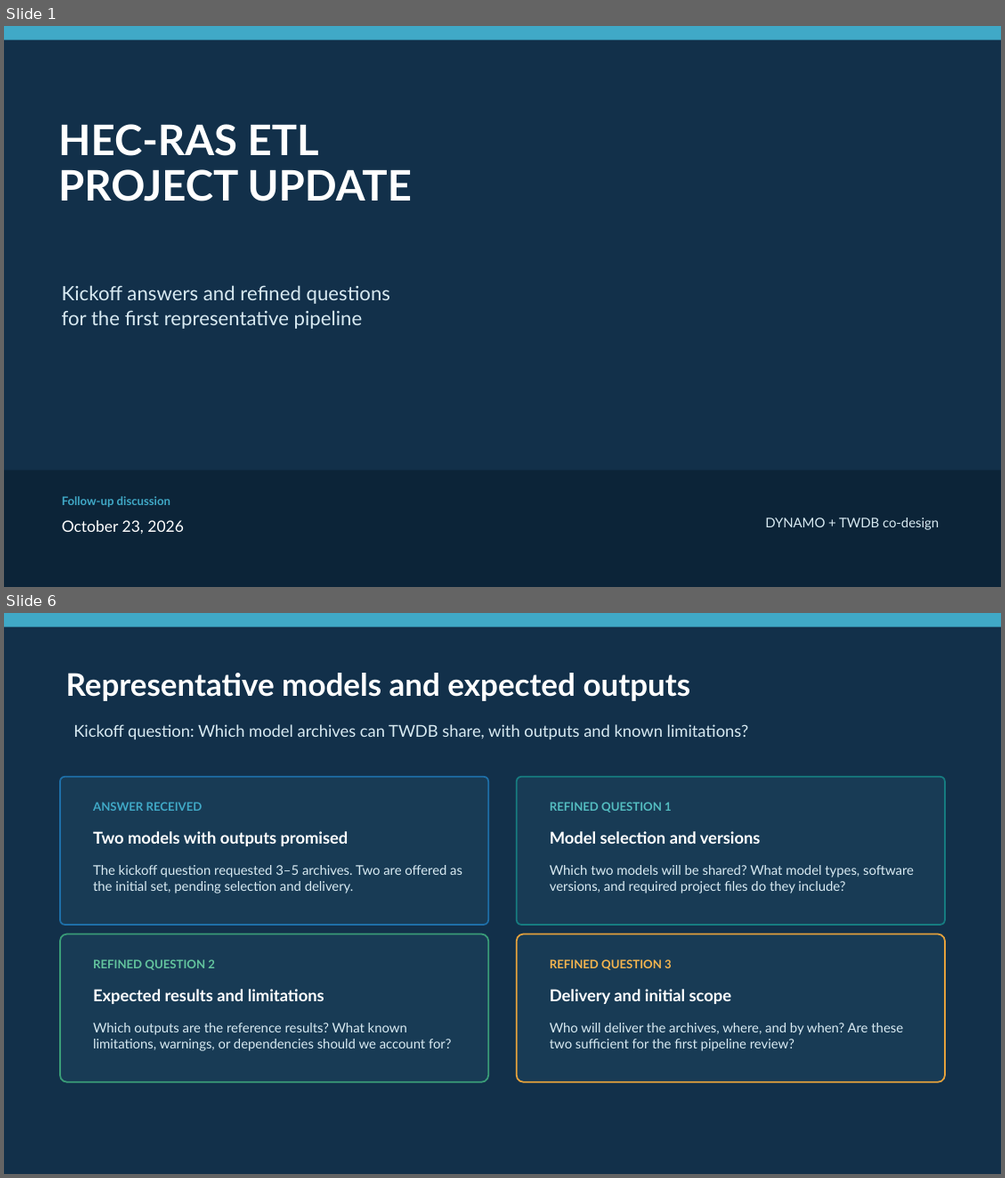
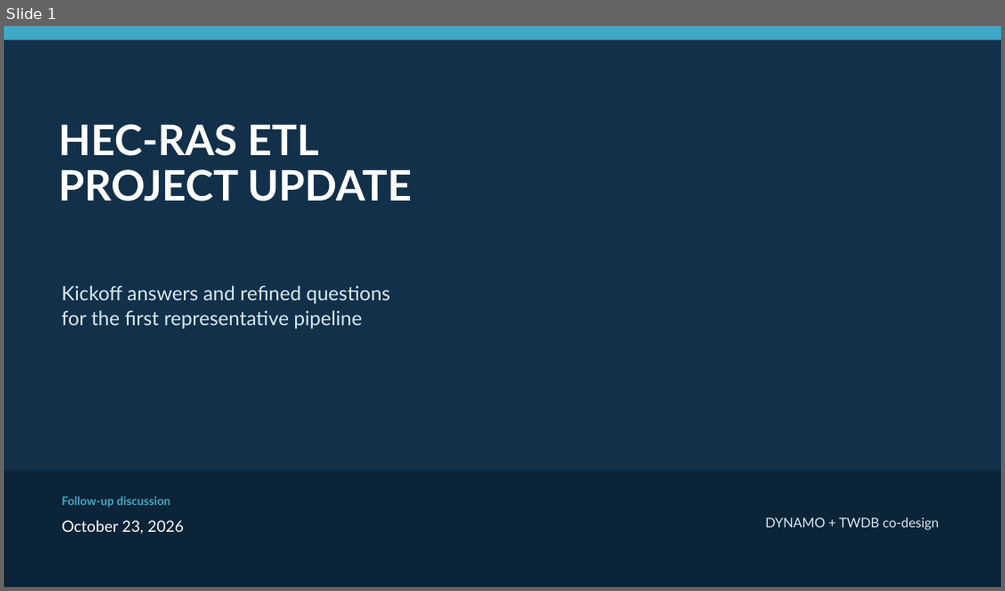
Before and after one commit to wmobley/twdb-flood-model-automation, a slide deck: project/presentations/updates-2026-10-23/TWDB-Updates-2026-10-23.pptx. Shown one above the other, each under a label of ours: slides 1 and 6 before the commit, slide 1 after it; the slides between them are not shown. The pictures are 1005x1178 and 1005x591 pixels, drawn with LibreOffice and Linux fonts; fonts in the diff are those of the drawing. Boxes give left, top, right and bottom in pixels: in the first picture for what was removed or moved away, otherwise in the second. Text is boxed around its words. In the diff, an @@ line names an element or a change of style, - is before the commit and + after.

```diff
--- a/project/presentations/updates-2026-10-23/TWDB-Updates-2026-10-23.pptx
+++ b/project/presentations/updates-2026-10-23/TWDB-Updates-2026-10-23.pptx
@@ slide 6 removed at (x1=4, y1=613, x2=1001, y2=1174), background #12304A @@
@@ rectangle removed at (x1=4, y1=613, x2=1001, y2=627) @@
@@ text removed at (x1=66, y1=673, x2=691, y2=701) @@
-Representative models and expected outputs
@@ text removed at (x1=73, y1=724, x2=749, y2=739) @@
-Kickoff question: Which model archives can TWDB share, with outputs and known limitations?
@@ rounded rectangle removed at (x1=60, y1=777, x2=488, y2=925) @@
@@ rounded rectangle removed at (x1=517, y1=777, x2=945, y2=925) @@
@@ text removed at (x1=93, y1=802, x2=202, y2=811) @@
-ANSWER RECEIVED
@@ text removed at (x1=550, y1=802, x2=672, y2=812) @@
-REFINED QUESTION 1
@@ text removed at (x1=93, y1=831, x2=348, y2=846) @@
-Two models with outputs promised
@@ text removed at (x1=550, y1=831, x2=760, y2=844) @@
-Model selection and versions
@@ text removed at (x1=93, y1=865, x2=462, y2=893) @@
-The kickoff question requested 3–5 archives. Two are offered as the initial set, pending selection and delivery.
@@ text removed at (x1=550, y1=865, x2=914, y2=893) @@
-Which two models will be shared? What model types, software versions, and required project files do they include?
@@ rounded rectangle removed at (x1=60, y1=933, x2=488, y2=1082) @@
@@ text removed at (x1=93, y1=959, x2=215, y2=970) @@
-REFINED QUESTION 2
@@ rounded rectangle removed at (x1=517, y1=933, x2=945, y2=1082) @@
@@ text removed at (x1=550, y1=959, x2=672, y2=970) @@
-REFINED QUESTION 3
@@ text removed at (x1=93, y1=989, x2=324, y2=1004) @@
-Expected results and limitations
@@ text removed at (x1=550, y1=989, x2=732, y2=1004) @@
-Delivery and initial scope
@@ text removed at (x1=93, y1=1022, x2=451, y2=1051) @@
-Which outputs are the reference results? What known limitations, warnings, or dependencies should we account for?
@@ text removed at (x1=550, y1=1022, x2=903, y2=1051) @@
-Who will deliver the archives, where, and by when? Are these two sufficient for the first pipeline review?
```
Also in this commit, not shown: 1 slide changed, 3 slides added, 4 other slides removed, 4 other files.
